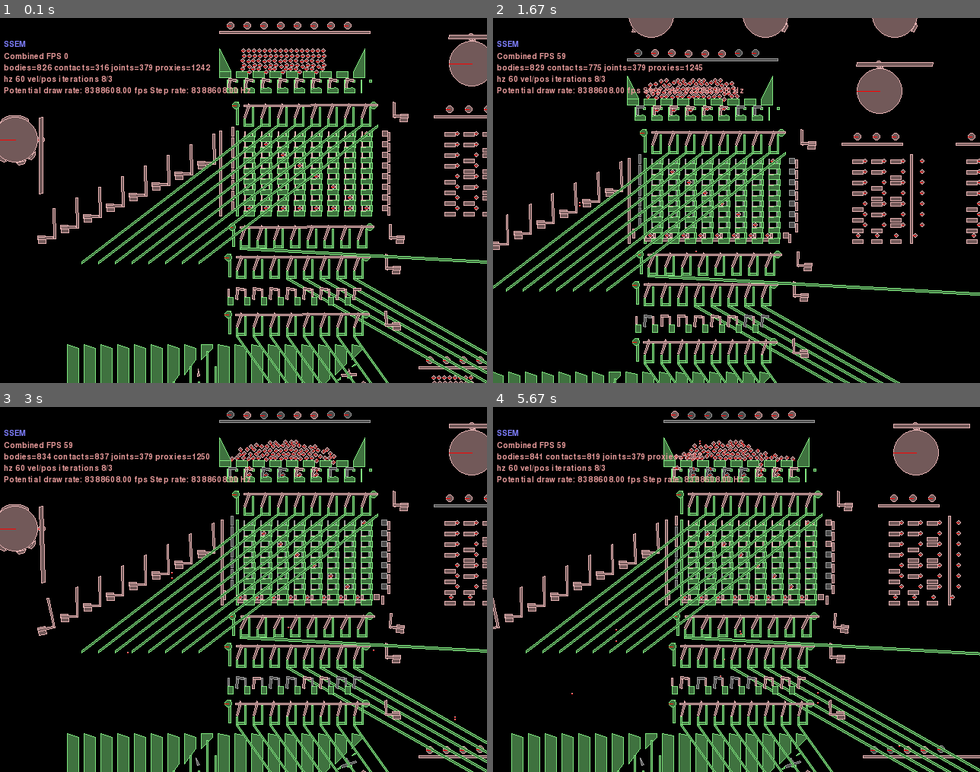
Above: before the commit, frames 1-4 (two rows, left to right).
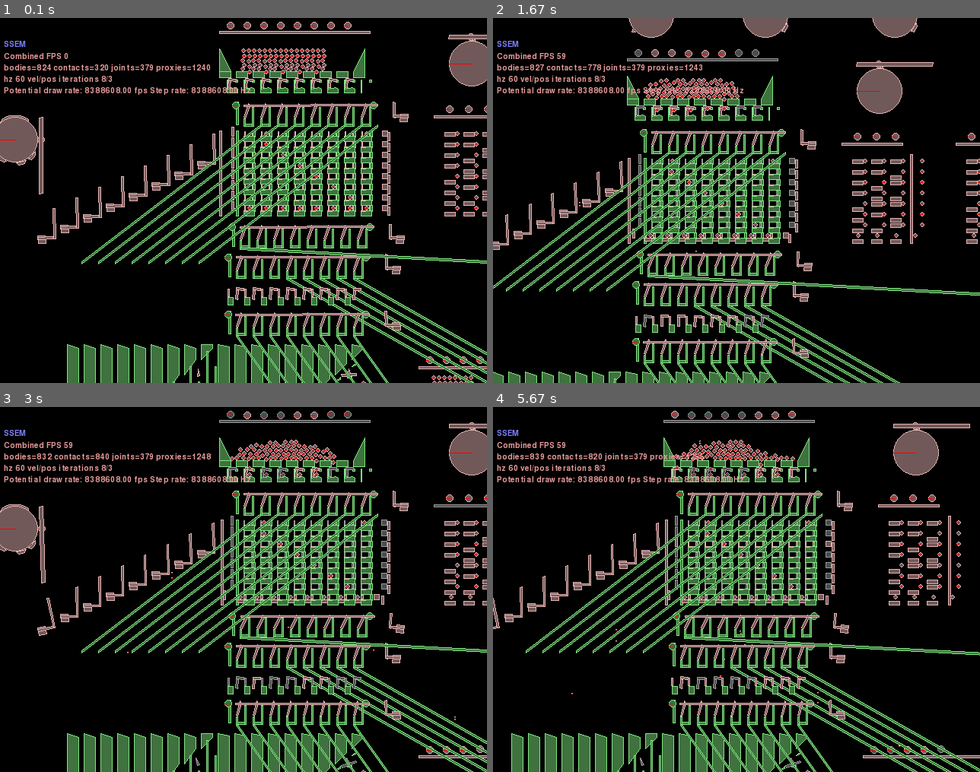
Above: after the commit, the same moments.

Repository: jmacarthur/box2d-ssem
Game: pygame game, started from main.py
Two runs of this game, one before a commit and one after it. Both use one fixed random seed, a clock stepped at 60 frames per second and the inputs below.
Inputs (mouse positions are in pixels of both pictures, inside the frame that each line leads up to):
- Up to frame 1 (0.1 s): no input
- Up to frame 2 (1.67 s): hold Right 0.33-0.8 s; move the mouse to (717, 215) at 0.37 s; hold Up 0.83-1.13 s; move the mouse to (736, 222) at 0.87 s; tap Space at 0.9, 1.23, 1.53 s; hold Right 1.17-1.63 s; move the mouse to (619, 204) at 1.2 s
- Up to frame 3 (3 s): hold Left 1.67-2.2 s; move the mouse to (292, 669) at 1.7 s; tap Space at 1.73, 2.03, 2.3, 2.63, 2.93 s; hold Down 2.23-2.53 s; move the mouse to (92, 673) at 2.27 s; hold Left 2.57-2.97 s; move the mouse to (423, 717) at 2.6 s
- Up to frame 4 (5.67 s): hold Up 3-3.37 s; move the mouse to (794, 622) at 3.03 s; tap Space at 3.07, 3.47, 3.77, 4.47, 4.87, 5.17, 5.37 s; hold Right 3.4-4.03 s; move the mouse to (746, 465) at 3.43 s; click (561, 578) at 4.12 s; hold Down 4.4-4.77 s; move the mouse to (712, 684) at 4.43 s; hold Left 4.8-5.27 s; move the mouse to (736, 633) at 4.83 s; hold Right from 5.3 s (still down); move the mouse to (721, 527) at 5.33 s

The runs differ from the first frame. In frame 1, 0.3% of the frame differs, in the area x 9-55%, y 12-32%; in frame 2, 0.3%; in frame 3, 0.3%; in frame 4, 0.5%, in the area x 8-70%, y 12-33%.

Commit message:
Remove some old static polygons

Diff:
--- a/main.py
+++ b/main.py
@@ -49,7 +49,7 @@
                    0x10,
                    0x20,
                    0x40,
-                   (JMP<<5)+1] # Store acc to memory location 1
+                   (LDN<<5)+1] # Store acc to memory location 1
 
 bar_gate_raisers = False
 
@@ -742,7 +742,7 @@
         self.sequence = 0 # Like step count but only increments when cams are on
         self.init_pulse = 0 # A small counter for use at startup to reset the toggles
 
-        groundBox = makeBox(-20,-500,1,1)
+        groundBox = makeBox(-20,-500,1,1) # A tiny box that just acts as the ground body for everything else
         groundBody = self.world.CreateStaticBody(shapes=groundBox)
         # Initial charge for main injector
         self.ball_bearing_block(0,190,cols=16)
@@ -773,18 +773,9 @@
         self.subtractor(400,-320, groundBody, lines=5)
 
         self.connect_regenerators()
-        # gutter
-        gutter_vertices = [ (0,0), (pitch*9,10), (pitch*9,-10), (0,-10) ]
-        gutter_vertices = translate_polygon(gutter_vertices, -20, -420)
-        gutter = self.add_static_polygon(gutter_vertices)
 
         self.add_static_polygon([ (-300,-600),(500,-550), (500,-610), (-300,-610)])
         self.add_static_polygon([ (-400,-550),(-310,-600), (-310,-610), (-400,-610)])
-
-        wall_vertices = [ (0,-500), (0,-430), (10,-430), (10,-500) ]
-        self.add_static_polygon(wall_vertices)
-        wall_vertices = translate_polygon(wall_vertices, -300, 0)
-        self.add_static_polygon(wall_vertices)
 
         # Instruction decoder ROM
         self.rom_followers = []
